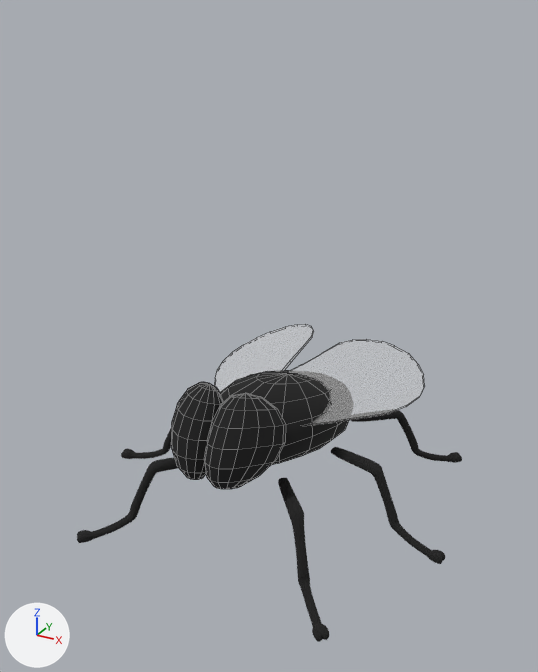
Two versions of the Blender file Assets/Prefabs/Blender/FlyAvatar.blend, one commit apart.
Both versions are drawn from a 50 mm lens placed at (0.966, -1.767, 1.462), pointed at (0.002, -0.015, 0.586). Lighting does not change. The marker at lower left points along +X, +Y and +Z. Mesh edges are drawn as thin lines on the coarser meshes.

Names of what the first picture shows: 'FlyBody', 'FlyBody.001', 'FlyWingRight', 'FlyWingRight.001'.
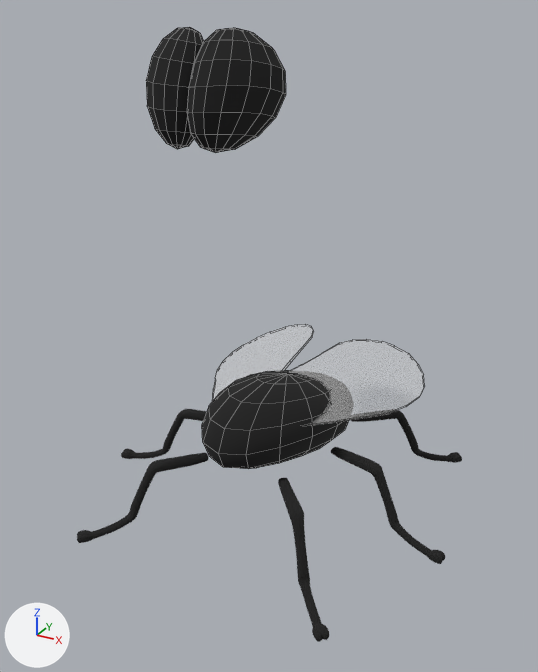
What changed in the scene script:
```text
Change me_cube_002:
    used by ob_flybody_001; location = (0.002, -0.17, 0.359); rotation_euler = (-0.0978, 0.0, 0.0), in degrees (-5.6, 0, 0)
    remove me_cube_002.from_pydata(...)  # 342 vertices, 384 faces; spans x -0.181..0.188, y -0.233..0.657, z -0.211..0.154
    add me_cube_002.from_pydata(...)  # 114 vertices, 128 faces; spans x -0.181..0.188, y -0.13..0.657, z -0.211..0.11
    me_cube_002 part 1: the loose piece of 114 vertices spanning x -0.167..0.008, y -0.233..-0.024, z -0.102..0.154 is deleted
    me_cube_002 part 2: the loose piece of 114 vertices spanning x -0.011..0.164, y -0.233..-0.024, z -0.102..0.154 is deleted
    me_cube_002 part 3: the surface is now shaded smooth
Add me_cube_003:
    me_cube_003.from_pydata(...)  # 228 vertices, 256 faces; spans x -0.167..0.164, y -0.233..-0.024, z -0.102..0.154
    me_cube_003.materials.append(mat_bodycolor)  # black #191919
Add ob_flybody_002:
    ob_flybody_002 = bpy.data.objects.new('FlyBody.002', me_cube_003)
    ob_flybody_002.location = (0.002, -0.182, 1.271)
```

Changed parts and their boxes (x1, y1, x2, y2) in the pictures (538 x 672 px):
'FlyBody.001', reshaped (17% narrower, 17% shorter)
    before: (171, 370, 348, 489)
    after: (202, 370, 348, 469)
'FlyBody.002', added (black)
    after: (146, 27, 286, 153)
part 1 of me_cube_002, deleted (black)
    before: (171, 382, 223, 480)
part 2 of me_cube_002, deleted (black)
    before: (204, 393, 286, 489)
